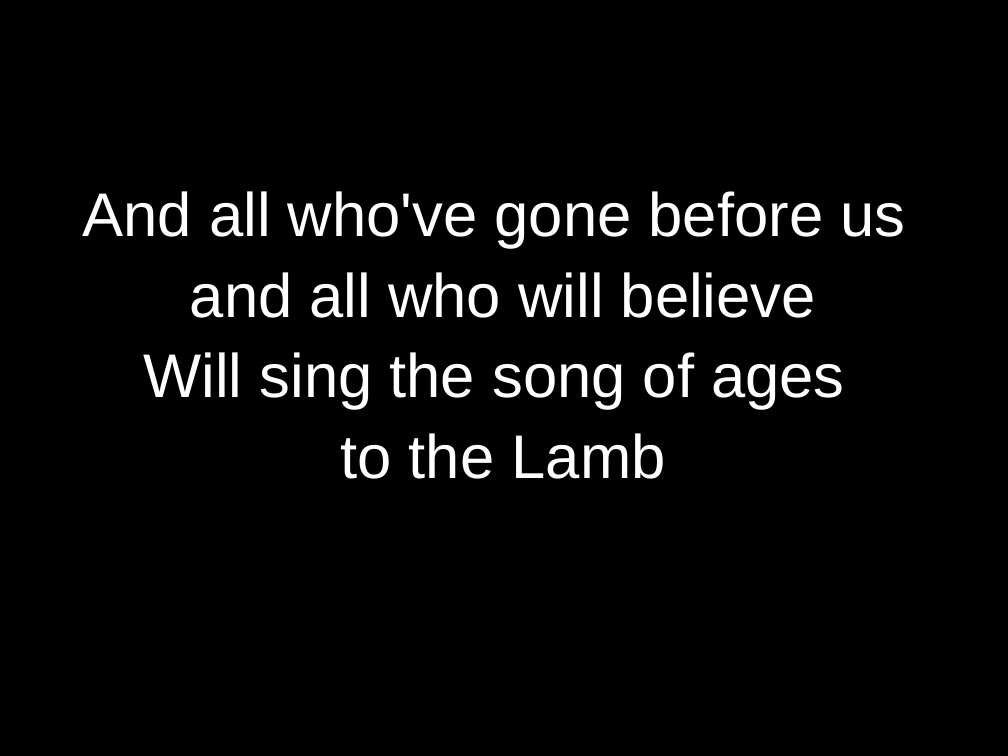
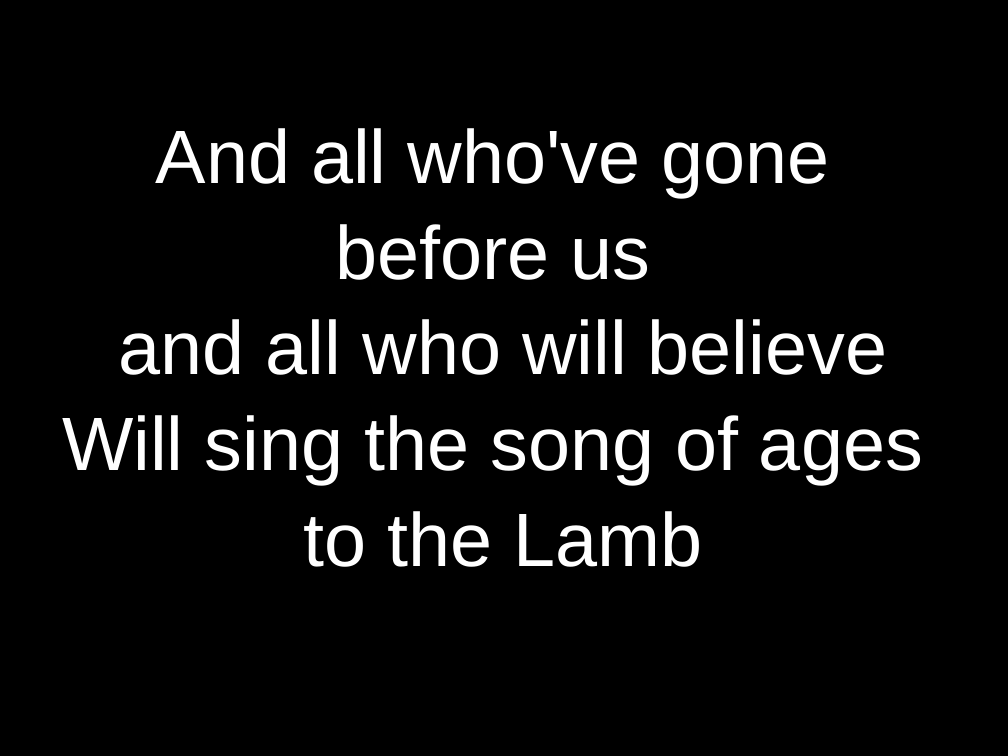
Before and after one commit to kendall412/worship, a slide deck: slide 3 of Holy Forever.pptx. Drawn at 1008x756 pixels with LibreOffice and Linux fonts; fonts in the diff are those of the drawing. Boxes give left, top, right and bottom in pixels: in the first picture for what was removed or moved away, otherwise in the second. Text is boxed around its words. In the diff, an @@ line names an element or a change of style, - is before the commit and + after.

```diff
--- a/Holy Forever.pptx
+++ b/Holy Forever.pptx
@@ subtitle at <box>156,128,829,280</box>: text changed; size 44 to 54 pt @@
-And all who've gone before us
+And all who've gone
+before us
@@ subtitle at <box>62,319,923,567</box>: size 44 to 54 pt in "and all who will believe", "Will sing the song of ages", "to the Lamb" @@
```
Also in this commit, not shown: 15 other slides changed, 1 slide added, 8 other files.
